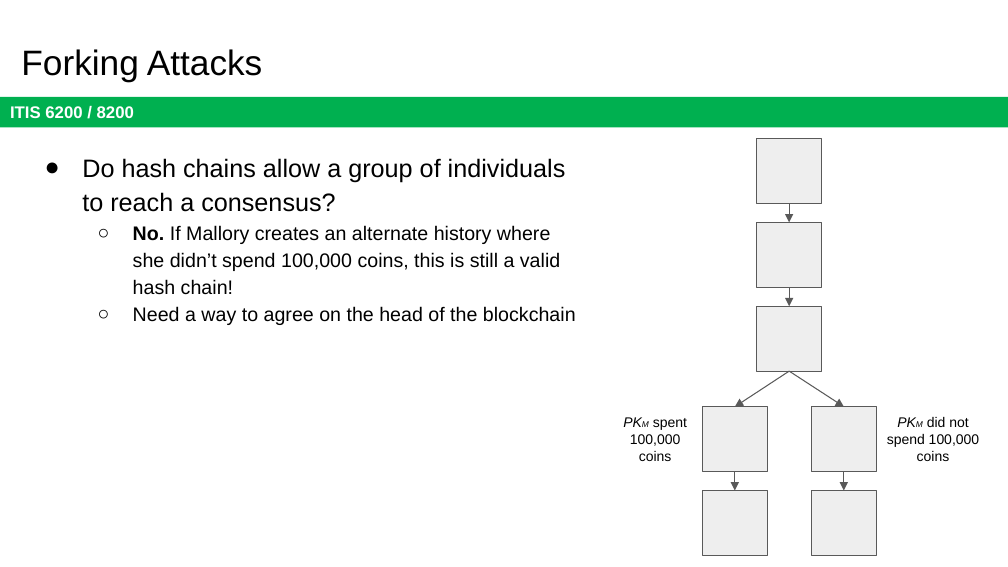
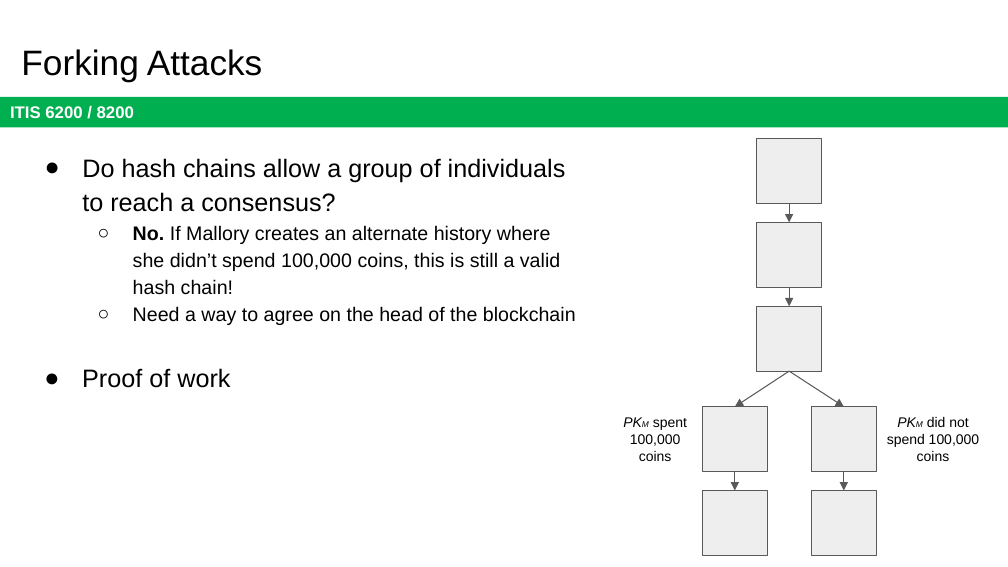
Before and after one commit to jx5c/github.io, a slide deck: slide 20 of teaching/ITIS6200/2023fa/lectures/lec08.pptx. Drawn at 1008x567 pixels with LibreOffice and Linux fonts; fonts in the diff are those of the drawing. Boxes give left, top, right and bottom in pixels: in the first picture for what was removed or moved away, otherwise in the second. Text is boxed around its words. In the diff, an @@ line names an element or a change of style, - is before the commit and + after.

```diff
--- a/teaching/ITIS6200/2023fa/lectures/lec08.pptx
+++ b/teaching/ITIS6200/2023fa/lectures/lec08.pptx
@@ text added at box(82, 368, 230, 388), 18 pt, text #000000 @@
+  ● Proof of work
```
Also in this commit, not shown: 10 other slides changed, 2 other files.
